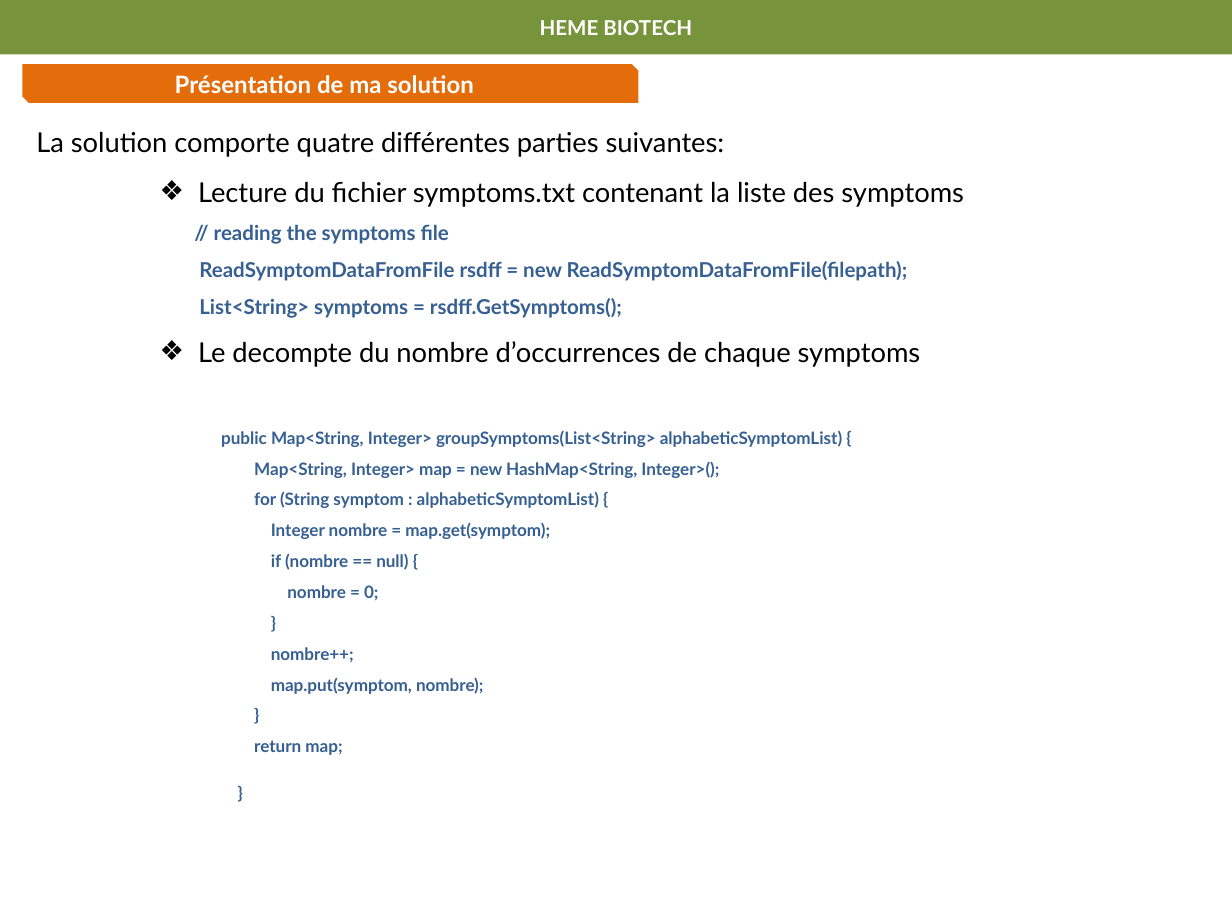
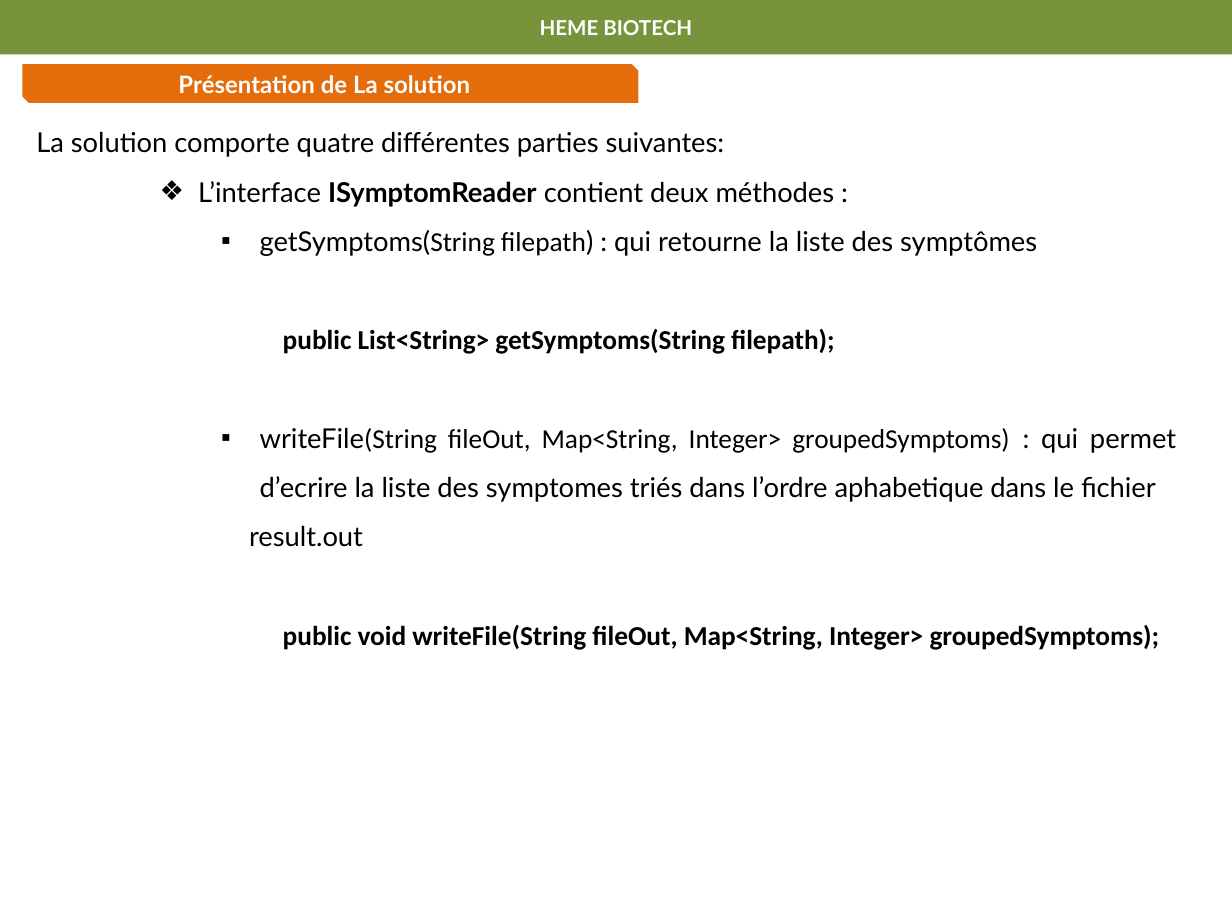
Before and after one commit to bende47/Project_DA_Java_EN_Come_to_the_Rescue_of_a_Java_Application, a slide deck: slide 5 of Projet P2.pptx. Drawn at 1232x924 pixels with LibreOffice and Linux fonts; fonts in the diff are those of the drawing. Boxes give left, top, right and bottom in pixels: in the first picture for what was removed or moved away, otherwise in the second. Text is boxed around its words. In the diff, an @@ line names an element or a change of style, - is before the commit and + after.

```diff
--- a/Projet P2.pptx
+++ b/Projet P2.pptx
@@ text in snip diag rect at [178,75,471,94]: text changed @@
-Présentation de ma solution
+Présentation de La solution
@@ text at [198,181,1176,650]: text changed; size 10 to 16 pt; text colour #376092 to #000000; bold off @@
-    ❖ Lecture du fichier symptoms.txt contenant la liste des symptoms
-    // reading the symptoms file
-    ReadSymptomDataFromFile rsdff = new ReadSymptomDataFromFile(filepath);
-    List<String> symptoms = rsdff.GetSymptoms();
-    ❖ Le decompte du nombre d’occurrences de chaque symptoms
-      public Map<String, Integer> groupSymptoms(List<String> alphabeticSymptomList) {
-      Map<String, Integer> map = new HashMap<String, Integer>();
-      for (String symptom : alphabeticSymptomList) {
-      Integer nombre = map.get(symptom);
-      if (nombre == null) {
-      nombre = 0;
-      }
-      nombre++;
-      map.put(symptom, nombre);
-      }
-      return map;
-      }
+    ❖ L’interface ISymptomReader contient deux méthodes :
+      ▪ getSymptoms(String filepath) : qui retourne la liste des symptômes
+      public List<String> getSymptoms(String filepath);
+      ▪ writeFile(String fileOut, Map<String, Integer> groupedSymptoms) : qui permet d’ecrire la liste des symptomes triés dans l’ordre aphabetique dans le fichier
+      result.out
+      public void writeFile(String fileOut, Map<String, Integer> groupedSymptoms);
```
Also in this commit, not shown: 5 other slides changed, 2 slides added.
